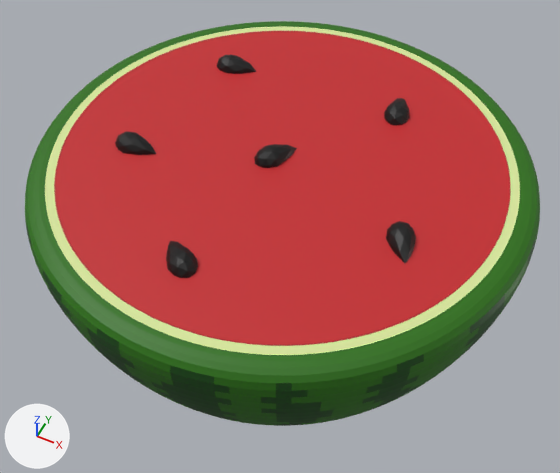
The glTF model static/models/watermelon.glb: old version first, new version second.
The view is the same before and after, from a 50 mm camera at (0.49, -0.991, 1.596) aimed at (-0.016, 0.021, 0.33). Every picture has the same lights, and +X, +Y and +Z are marked at lower left. Where no turn or scale is listed for an object, it has been applied to the vertices.

Names of what the first picture shows: 'seed', 'seed.001', 'seed.002', 'seed.003', 'seed.004', 'seed.005', 'watermelon'.
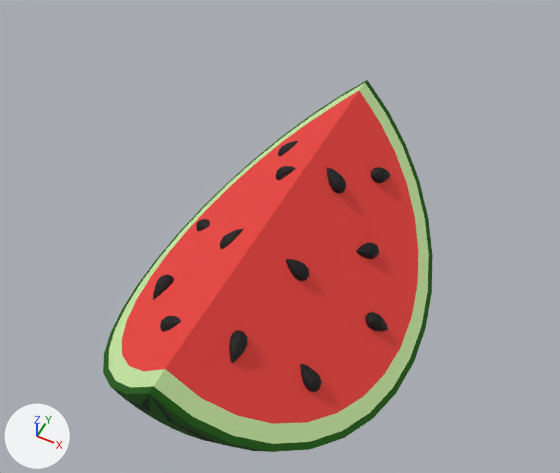
The change, as a diff of the scene's bpy script:
```diff
--- a/static/models/watermelon.glb.py
+++ b/static/models/watermelon.glb.py
@@ ob_watermelon @@
-ob_watermelon = bpy.data.objects.new('watermelon', me_sphere)
@@ ob_seed @@
 ob_seed = bpy.data.objects.new('seed', me_icosphere)
-ob_seed.location = (-0.28, -0.098, 0.584)
-ob_seed.rotation_euler = (0.0, 1.571, 0.0)  # degrees (0, 90, 0)
-ob_seed.scale = (0.0265, 0.0265, 0.0331)
+ob_seed.location = (-0.076, -0.32, 0.389)
+ob_seed.rotation_euler = (0.142, 0.737, 0.141)  # degrees (8.1, 42, 8.1)
+ob_seed.scale = (0.0191, 0.0191, 0.0239)
@@ ob_seed_002 @@
 ob_seed_002 = bpy.data.objects.new('seed.002', me_icosphere_002)
-ob_seed_002.location = (0.15, 0.218, 0.584)
-ob_seed_002.rotation_euler = (-1.743, 1.571, 0.0)  # degrees (-100, 90, 0)
-ob_seed_002.scale = (0.0265, 0.0265, 0.0331)
+ob_seed_002.location = (-0.227, 0.043, 0.237)
+ob_seed_002.rotation_euler = (0.51, 0.737, 0.141)  # degrees (29, 42, 8.1)
+ob_seed_002.scale = (0.0191, 0.0191, 0.0239)
@@ ob_seed_003 @@
 ob_seed_003 = bpy.data.objects.new('seed.003', me_icosphere_003)
-ob_seed_003.location = (-0.02, -0.011, 0.584)
-ob_seed_003.rotation_euler = (-0.984, 1.571, 0.0)  # degrees (-56, 90, 0)
-ob_seed_003.scale = (0.0265, 0.0265, 0.0331)
+ob_seed_003.location = (-0.079, -0.085, 0.384)
+ob_seed_003.rotation_euler = (-0.653, 0.737, 0.141)  # degrees (-37, 42, 8.1)
+ob_seed_003.scale = (0.0191, 0.0191, 0.0239)
@@ ob_seed_005 @@
 ob_seed_005 = bpy.data.objects.new('seed.005', me_icosphere_005)
-ob_seed_005.location = (-0.23, 0.213, 0.584)
-ob_seed_005.rotation_euler = (-0.136, 1.571, 0.0)  # degrees (-7.8, 90, 0)
-ob_seed_005.scale = (0.0265, 0.0265, 0.0331)
+ob_seed_005.location = (-0.115, 0.257, 0.347)
+ob_seed_005.rotation_euler = (-0.412, 0.737, 0.141)  # degrees (-24, 42, 8.1)
+ob_seed_005.scale = (0.0191, 0.0191, 0.0239)
@@ ob_seed_018 @@
+ob_seed_018 = bpy.data.objects.new('seed.018', me_icosphere_001)
+ob_seed_018.location = (0.084, -0.094, 0.392)
+ob_seed_018.rotation_euler = (-0.0393, 0.866, -3.016)  # degrees (-2.3, 50, -173)
+ob_seed_018.scale = (0.0191, 0.0191, 0.0239)
@@ ob_seed_017 @@
+ob_seed_017 = bpy.data.objects.new('seed.017', me_icosphere_001)
+ob_seed_017.location = (0.169, 0.09, 0.307)
+ob_seed_017.rotation_euler = (-0.748, 0.866, -3.016)  # degrees (-43, 50, -173)
+ob_seed_017.scale = (0.0191, 0.0191, 0.0239)
@@ ob_seed_016 @@
+ob_seed_016 = bpy.data.objects.new('seed.016', me_icosphere_005)
+ob_seed_016.location = (-0.056, 0.125, 0.41)
+ob_seed_016.rotation_euler = (0.125, 0.737, 0.141)  # degrees (7.2, 42, 8.1)
+ob_seed_016.scale = (0.0191, 0.0191, 0.0239)
@@ ob_seed_015 @@
+ob_seed_015 = bpy.data.objects.new('seed.015', me_icosphere_001)
+ob_seed_015.location = (0.189, -0.253, 0.289)
+ob_seed_015.rotation_euler = (0.373, 0.866, -3.016)  # degrees (21, 50, -173)
+ob_seed_015.scale = (0.0191, 0.0191, 0.0239)
@@ ob_seed_014 @@
+ob_seed_014 = bpy.data.objects.new('seed.014', me_icosphere_005)
+ob_seed_014.location = (-0.194, -0.173, 0.28)
+ob_seed_014.rotation_euler = (2.06, 0.737, 0.141)  # degrees (118, 42, 8.1)
+ob_seed_014.scale = (0.0191, 0.0191, 0.0239)
@@ ob_sphere_002 @@
+ob_sphere_002 = bpy.data.objects.new('Sphere.002', me_sphere_009)  # 72 vertices, 70 faces; spans x -0.242..0.262, y -0.471..0.471, z -0.471..0.0; in mat_material_050 (dark green #0a2d04)
+ob_sphere_002.location = (0.003, -0.026, 0.472)
@@ ob_sphere @@
+ob_sphere = bpy.data.objects.new('Sphere', me_sphere_006)  # 201 vertices, 398 faces; spans x -0.333..0.333, y -0.471..0.471, z -0.471..0.003; in mat_material_016 (dark green #195900), mat_material_017 (green #c8e7a3), mat_material_018 (red #f04039)
+ob_sphere.location = (0.003, -0.026, 0.472)
@@ ob_seed_013 @@
+ob_seed_013 = bpy.data.objects.new('seed.013', me_icosphere_001)
+ob_seed_013.location = (0.115, 0.263, 0.364)
+ob_seed_013.rotation_euler = (-0.785, 2.276, 0.126)  # degrees (-45, 130, 7.2)
+ob_seed_013.scale = (0.0191, 0.0191, 0.0239)
@@ ob_seed_012 @@
+ob_seed_012 = bpy.data.objects.new('seed.012', me_icosphere_001)
+ob_seed_012.location = (0.061, 0.141, 0.421)
+ob_seed_012.rotation_euler = (0.373, 0.866, -3.016)  # degrees (21, 50, -173)
+ob_seed_012.scale = (0.0191, 0.0191, 0.0239)
```

Location of each change, (x1, y1, x2, y2) in pixels of the pictures (560 x 473 px):
'watermelon', deleted: before (25, 21, 540, 426)
'Sphere', added (red): after (103, 80, 433, 452)
'seed.003', moved, turned, rescaled: before (254, 144, 297, 168); after (220, 229, 244, 249)
'seed', moved, turned, rescaled: before (115, 131, 156, 155); after (160, 316, 181, 332)
'seed.005', moved, turned, rescaled: before (217, 55, 256, 74); after (278, 141, 298, 156)
'seed.002', moved, turned, rescaled: before (384, 98, 410, 125); after (196, 219, 210, 231)
'seed.015', added: after (300, 363, 322, 392)
'Sphere.002', added: after (125, 394, 231, 447)
'seed.018', added: after (286, 259, 309, 281)
'seed.012', added: after (327, 167, 346, 194)
'seed.017', added: after (356, 242, 379, 259)
'seed.014', added: after (153, 274, 174, 300)
'seed.013', added: after (371, 167, 391, 183)
'seed.016', added: after (275, 166, 296, 180)
